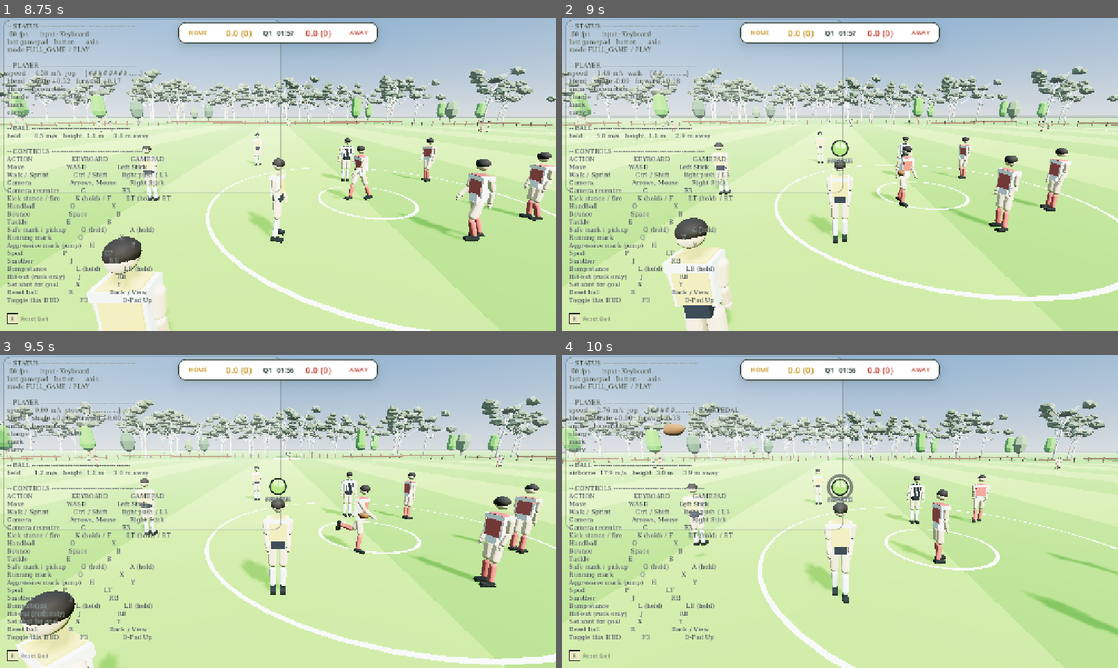
Above: before the commit, frames 1-4 (two rows, left to right).
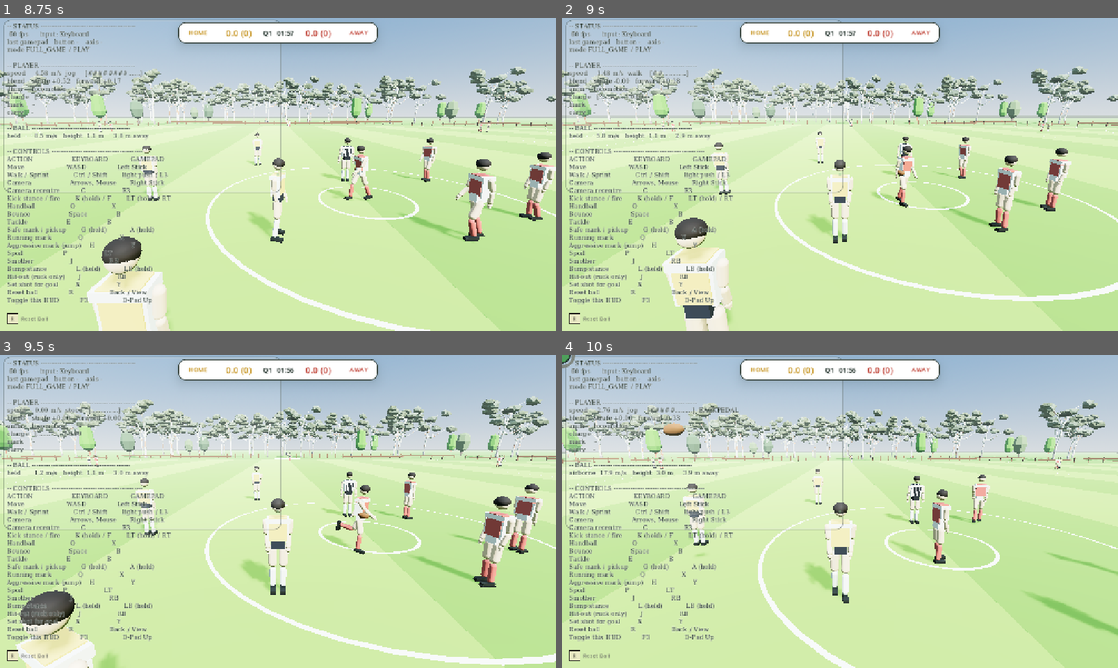
Above: after the commit, the same moments.

Repository: Yaandle/aussie-rules2
Game: Godot game, scene res://scenes/ui/full_game_pregame_screen.tscn
The game is run twice, just before and just after one commit, with the same random seed, the same clock (stepped at 60 frames per second) and the same inputs. This scene is started directly instead of the project's main scene.
Inputs (mouse positions are in pixels of both pictures, inside the frame that each line leads up to):
- Up to frame 1 (8.75 s): tap Enter (ui_accept) at 0.5, 3.77, 6.77 s; drag from (278, 299) to (333, 105) at 0.52 s; drag from (166, 190) to (250, 237) at 1.27 s; move the mouse to (333, 105) at 2.02 s; hold D (move_right) 2.03-2.75 s; hold L (bump_stance) 2.03-2.75 s; tap E (tackle) at 2.3, 8.3 s; drag from (250, 237) to (111, 127) at 2.77 s; move the mouse to (444, 221) at 3.52 s; hold A (move_left) 3.53-4.25 s; hold E (tackle) 3.53-4.25 s; tap Down (camera_down) at 3.6 s; tap Escape (pause) at 4.15 s; drag from (111, 127) to (194, 96) at 4.27 s; tap R (debug_reset) at 5 s; move the mouse to (305, 174) at 5.02 s; hold S (move_back) 5.03-5.75 s; hold E (tackle) 5.03-5.75 s; tap C (camera_recenter) at 5.1 s; click (305, 174) at 5.17 s; drag from (194, 96) to (166, 190) at 5.77 s; move the mouse to (400, 158) at 6.52 s; hold W (move_forward) 6.53-7.25 s; hold E (tackle) 6.53-7.25 s; tap Up (camera_up) at 6.6 s; drag from (166, 190) to (250, 237) at 7.27 s; move the mouse to (333, 105) at 8.02 s; hold S (move_back) from 8.03 s (still down); hold N (decline) from 8.03 s (still down)
- Up to frame 2 (9 s): release S (move_back) at 8.75 s; release N (decline) at 8.75 s; drag from (812, 237) to (673, 127) at 8.77 s
- Up to frame 3 (9.5 s): no input
- Up to frame 4 (10 s): move the mouse to (1006, 558) at 9.52 s; hold W (move_forward) from 9.53 s (still down); hold E (tackle) from 9.53 s (still down); tap Q (handball) at 9.6 s; click (1006, 558) at 9.67 s; tap Enter (ui_accept) at 9.77 s

Frame 1 is identical in both runs. In frame 2, 0.2% of the frame differs, in the area x 47-53%, y 39-47%; in frame 3, 0.2%; in frame 4, 0.4%, in the area x 0-53%, y 0-48%.

Commit message:
Off-the-ball tackles give a free kick, hitting a protected player is a 50; no smother badge
Playtest requests:
- The RB SMOTHER badge on the mark prompt is gone (not wanted). Smother
  itself still works on RB.
- Tackle or bump without the ball: a human's X/B tackle at point-blank on
  an opponent who hasn't got it, or a bump dash that connects with one
  (late hit), now concedes a free kick to them where they stand
  (PlayerController.infringed -> FullGame._on_infringed). Never while a
  kick is in the air, so pressing X for a running mark in a contest can't
  foul anyone; never by B held down, only a fresh press, and not when that
  press launched a dive at a carrier. AI only ever tackles carriers.
- Long-standing bug: the hit-stick bump could knock a player holding a free
  kick or mark (protected) off the ball and take it. A protected carrier
  can't be bumped off it any more; a bump or tackle on them is a 50 m
  penalty. Their mark moves FIFTY_METRE_PENALTY (50 m) toward the goal
  their team attacks, stopping 1 m short of the goal line and pulled back
  inside the boundary if it would leave it.

Verified headless in the full game: X off the ball gives the free kick at
the spot; a bump on a protected AWAY carrier and an X on one both move the
mark x 11 -> -39 (toward AWAY's goal), with possession and protection.
Scenes boot clean. Unplaytested.

Co-Authored-By: Claude Opus 5.5 <noreply@anthropic.com>

Diff:
--- a/scripts/modes/full_game.gd
+++ b/scripts/modes/full_game.gd
@@ -347,6 +347,7 @@
 		player.field_ball_up_called.connect(_on_field_ball_up)
 		player.holding_the_ball_called.connect(_on_holding_the_ball)
 		player.run_too_far_called.connect(_on_run_too_far)
+		player.infringed.connect(_on_infringed.bind(player))
 		player.hit_out_resolved.connect(_on_hit_out_resolved)
 		# FULL_TEAM auto-carrier control — jump the human onto whoever HOME
 		# wins the ball. ball_gathered covers marks too (_finish_mark_catch
@@ -910,6 +911,52 @@
 	_scoreboard.flash("RUNNING TOO FAR — FREE KICK", Tuning.CENTRE_BOUNCE_DELAY)
 	AudioManager.play_whistle()
 	_start_pause(Tuning.CENTRE_BOUNCE_DELAY, _award_possession_at.bind(spot, receiver))
+
+
+## A tackle or bump that wasn't allowed (PlayerController.infringed):
+## `fouled` gets a free kick where they stand — or, for a hit on a player
+## holding the ball under protection, a 50 m penalty: the mark moves 50 m
+## toward the goal `fouled`'s team attacks, stopping just short of the goal
+## line (_fifty_metre_spot). Same stoppage shape as holding the ball.
+func _on_infringed(fouled: PlayerController, fifty: bool, offender: PlayerController) -> void:
+	if GameState.phase != GameState.Phase.PLAY:
+		return
+	if _after_siren_active():
+		return   # only the kick after the siren matters now
+	var spot := fouled.global_position
+	if fifty:
+		spot = _fifty_metre_spot(spot, fouled.team)
+	MatchState.clock_running = false
+	GameState.phase = GameState.Phase.STOPPAGE
+	_scoreboard.flash("50 METRE PENALTY" if fifty else "FREE KICK — OFF THE BALL",
+		Tuning.CENTRE_BOUNCE_DELAY)
+	AudioManager.play_whistle()
+	# Dead ball for the pause, resting where the kick will be taken.
+	_drop_all_balls()
+	_rest_ball_at(spot)
+	_start_pause(Tuning.CENTRE_BOUNCE_DELAY, _award_infringement.bind(spot, fouled))
+
+
+func _award_infringement(spot: Vector3, fouled: PlayerController) -> void:
+	fouled.global_position = Vector3(spot.x, fouled.global_position.y, spot.z)
+	_award_possession_at(spot, fouled)
+
+
+## `from` moved Tuning.FIFTY_METRE_PENALTY toward the goal `team` attacks
+## (HOME +X, AWAY -X), no closer than FIFTY_METRE_GOAL_LINE_SETBACK to the
+## goal line, and pulled back inside the boundary if the move took it out
+## (a mark near the wing moved toward a goal at the narrow end).
+func _fifty_metre_spot(from: Vector3, team: Tuning.Team) -> Vector3:
+	var direction := 1 if team == Tuning.Team.HOME else -1
+	var limit := _field.goal_line_x(direction) - float(direction) * Tuning.FIFTY_METRE_GOAL_LINE_SETBACK
+	var x := from.x + float(direction) * Tuning.FIFTY_METRE_PENALTY
+	if (x - limit) * float(direction) > 0.0:
+		x = limit
+	var spot := Vector3(x, 0.0, from.z)
+	if not _field.is_inside_oval(spot, 2.0):
+		spot = _throw_in_point(spot)
+		spot.y = 0.0
+	return spot
 
 
 ## Shared tail of every "possession + immunity at a spot" restart (free
--- a/scripts/player/player_controller.gd
+++ b/scripts/player/player_controller.gd
@@ -82,6 +82,16 @@
 ## real numbers has an event to hook rather than needing to re-derive one.
 signal bump_landed(bumper: PlayerController, carrier: PlayerController, clean: bool)
 
+## Fired on the OFFENDER when a human's tackle or bump lands on an
+## opponent it isn't allowed to touch (playtest): one without the ball (a
+## tackle off the ball, a late hit) — a free kick to them where they stand
+## — or one holding the ball under protection (a mark or free kick) — a
+## 50 m penalty (`fifty`). Nothing physical happens to `fouled`: no spill,
+## no ragdoll; whoever owns match flow (FullGame._on_infringed) stops play
+## and awards it. AI never tackles off the ball, so only a human can
+## concede one.
+signal infringed(fouled: PlayerController, fifty: bool)
+
 @export var team: Tuning.Team = Tuning.Team.HOME
 
 ## Identity only, not gameplay — Career mode's per-player goal/disposal
@@ -269,6 +279,10 @@
 var _slide_dive_cooldown := 0.0
 var _slide_dive_direction := Vector3.FORWARD
 var _slide_was_pressed := false
+## The tackle button's rising edge this frame (set in _update_slide_dive) —
+## only a fresh press can concede a free kick off the ball, never B held
+## down while running past someone on the way to the carrier.
+var _slide_just_pressed := false
 
 ## Seconds left before another Lunge tackle attempt can fire — see
 ## _try_lunge_tackle. Unlike a missed Slide (which sets _stun_timer, a real
@@ -1244,6 +1258,7 @@
 	var pressed := _brain.wants_tackle()
 	var just_pressed := pressed and not _slide_was_pressed
 	_slide_was_pressed = pressed
+	_slide_just_pressed = just_pressed
 
 	if _slide_dive_timer > 0.0:
 		_slide_dive_timer = _tick_down(_slide_dive_timer, delta)
@@ -1304,6 +1319,11 @@
 	var target := _nearest_player(Tuning.TACKLE_RADIUS, func(other: PlayerController) -> bool:
 		return other.team != team and other.is_carrying() and not other.is_protected())
 	if target == null:
+		# A press that just launched a dive at a carrier is going for them.
+		if _slide_just_pressed and _slide_dive_timer <= 0.0:
+			var fouled := _foul_target(Tuning.TACKLE_RADIUS)
+			if fouled != null:
+				_commit_foul(fouled)
 		return
 	# Landed (the gate), then held or broken on the model (Tuning's "Whether
 	# a tackle holds"). A broken Slide costs the tackler what a whiff does.
@@ -1376,12 +1396,19 @@
 		return
 	# A press with nobody in reach yet stays buffered (InputManager) for the
 	# carrier to step in, rather than being spent on nothing.
-	if _brain.lunge_tackle_pending() and _lunge_target(Tuning.TACKLE_LUNGE_REACH) == null:
+	if _brain.lunge_tackle_pending() and _lunge_target(Tuning.TACKLE_LUNGE_REACH) == null \
+			and _foul_target(Tuning.TACKLE_RADIUS) == null:
 		return
 	if not _brain.wants_lunge_tackle():
 		return
 	var target := _lunge_target(Tuning.TACKLE_LUNGE_REACH)
 	if target == null:
+		# Nobody legal to tackle, but someone right there who isn't (no ball,
+		# or protected): a free kick or 50 against. Point-blank only — no
+		# dash at somebody you can't tackle.
+		var fouled := _foul_target(Tuning.TACKLE_RADIUS)
+		if fouled != null:
+			_commit_foul(fouled)
 		return
 	if _flat_distance_to(target) <= Tuning.TACKLE_RADIUS:
 		_land_lunge(target)
@@ -1402,6 +1429,33 @@
 func _is_lunge_target(other: PlayerController) -> bool:
 	return is_instance_valid(other) and other.team != team and other.is_carrying() \
 		and not other.is_protected()
+
+
+## Who a human's tackle within `reach` would foul, or null: the nearest
+## opponent this player may not tackle — no ball, or holding it under
+## protection (see `infringed`). Never while a kick is in the air: in a
+## marking contest X is also the running mark, and a contest for the ball
+## isn't a tackle off it. AI brains never get one (null), so an AI only
+## ever tackles carriers.
+func _foul_target(reach: float) -> PlayerController:
+	if not _brain is HumanBrain:
+		return null
+	var ball := _live_ball()
+	if ball != null and (ball.is_kick_flight() or ball.is_airborne()):
+		return null
+	return _nearest_player(reach, func(other: PlayerController) -> bool:
+		return other.team != team and (not other.is_carrying() or other.is_protected()))
+
+
+## A human's tackle or bump on `fouled` that isn't allowed (see `infringed`):
+## nothing happens to them physically, the offender pays a whiff's cost, and
+## match flow is told.
+func _commit_foul(fouled: PlayerController) -> void:
+	var fifty := fouled.is_carrying() and fouled.is_protected()
+	last_tackle = {"foul": true, "fifty": fifty}
+	_lunge_tap_cooldown = Tuning.TACKLE_LUNGE_TAP_COOLDOWN
+	_lunge_dash_timer = 0.0
+	infringed.emit(fouled, fifty)
 
 
 func _flat_distance_to(other: Node3D) -> float:
@@ -1889,19 +1943,36 @@
 	if not _bump_dash_active:
 		return
 	var carrier := _nearest_opposing_carrier()
-	if carrier != null:
-		var to_carrier := carrier.global_position - global_position
-		to_carrier.y = 0.0
-		var dist := to_carrier.length()
-		if dist <= Tuning.BUMP_RANGE and dist > 0.0001 \
-				and _bump_dash_direction.angle_to(to_carrier.normalized()) <= deg_to_rad(Tuning.BUMP_CONE_DEG):
+	if carrier != null and _bump_reaches(carrier):
+		# A carrier under protection (mark/free kick) can't be bumped off it —
+		# that used to strip the ball; now it's a 50 m penalty (`infringed`).
+		if carrier.is_protected() and _brain is HumanBrain:
+			_commit_foul(carrier)
+		elif not carrier.is_protected():
 			_resolve_bump_contact(carrier)
-			_bump_dash_active = false
-			_bump_dash_timer = 0.0
-			return
+		_bump_dash_active = false
+		_bump_dash_timer = 0.0
+		return
+	# A late hit: the dash connecting with an opponent who hasn't got it.
+	var fouled := _foul_target(Tuning.BUMP_RANGE)
+	if fouled != null and not fouled.is_carrying() and _bump_reaches(fouled):
+		_commit_foul(fouled)
+		_bump_dash_active = false
+		_bump_dash_timer = 0.0
+		return
 	if _bump_dash_timer <= 0.0:
 		_resolve_bump_miss()
 		_bump_dash_active = false
+
+
+## Whether this frame's bump dash reaches `other`: in BUMP_RANGE and inside
+## BUMP_CONE_DEG of the dash.
+func _bump_reaches(other: PlayerController) -> bool:
+	var to_other := other.global_position - global_position
+	to_other.y = 0.0
+	var dist := to_other.length()
+	return dist <= Tuning.BUMP_RANGE and dist > 0.0001 \
+		and _bump_dash_direction.angle_to(to_other.normalized()) <= deg_to_rad(Tuning.BUMP_CONE_DEG)
 
 
 ## A bump dash connecting — clean or mistimed exactly as the old
--- a/scripts/tuning.gd
+++ b/scripts/tuning.gd
@@ -1029,6 +1029,11 @@
 # is a real, well-known rule number, unlike Bump's dangerous-contact
 # threshold below, which genuinely has none to use.
 const FREE_KICK_RETREAT_DISTANCE := 10.0   # m
+# 50 m penalty (FullGame._on_infringed): a hit on a player holding the ball
+# under protection moves their mark this far toward the goal their team
+# attacks — the real AFL distance — stopping this short of the goal line.
+const FIFTY_METRE_PENALTY := 50.0          # m
+const FIFTY_METRE_GOAL_LINE_SETBACK := 1.0 # m
 
 # Smother (RB tap, not carrying — moved off X, which now always tackles;
 # RB is shared with the ruck Hit-Out): closing down an opponent before their kick
--- a/scripts/ui/mark_prompt.gd
+++ b/scripts/ui/mark_prompt.gd
@@ -52,14 +52,12 @@
 ##   ring around the badge, landing on it at press-now. Same countdown
 ##   (MarkCueModel.cue_time_to_press), drawn bigger and outlined in ink so
 ##   it reads over grass ("make this easier to see").
-## * SMOTHER badge. An opponent lining up a kick within reach of a smother
-##   (PlayerController.live_smother_target) shows RB SMOTHER instead of a
-##   mark prompt, and live_mark_prompt() now stays quiet for an opponent's
-##   kick until it is MARK_STAND_MIN_DISTANCE off the boot.
+## * No mark prompt for an opponent's kick until it is
+##   MARK_STAND_MIN_DISTANCE off the boot (live_mark_prompt()). The SMOTHER
+##   badge that used to show there is gone (playtest: not wanted).
 
 const BADGE_RADIUS := 18.0
 const LABEL_SIZE := 19
-const CAPTION_SIZE := 12
 
 ## Fixed ring radius (no longer animated in/out — see this file's own
 ## header) and how many seconds of live offset the sweep's full lap spans.
@@ -201,8 +199,8 @@
 
 
 ## What the badge should show this frame: the pressed (or still-committed)
-## tier inside an open mark window, else the recommendation, else the
-## SMOTHER badge (Action.SMOTHER_DIVE stands in for it), else NONE.
+## tier inside an open mark window, else the recommendation, else NONE.
+## (There was a SMOTHER badge too; playtest didn't want it.)
 func _display_tier() -> Tuning.Action:
 	var live := player.live_mark_prompt(ball)
 	var committed := player.committed_mark_tier()
@@ -224,8 +222,6 @@
 		if committed != Tuning.Action.NONE:
 			_chosen_tier = committed
 		return _chosen_tier if _chosen_tier != Tuning.Action.NONE else live
-	if is_instance_valid(player.live_smother_target()):
-		return Tuning.Action.SMOTHER_DIVE
 	return Tuning.Action.NONE
 
 
@@ -325,15 +321,6 @@
 	var size := font.get_string_size(label, HORIZONTAL_ALIGNMENT_CENTER, -1, LABEL_SIZE)
 	canvas.draw_string(font, _screen_pos - size * 0.5 + Vector2(0.0, size.y * 0.5),
 		label, HORIZONTAL_ALIGNMENT_LEFT, -1, LABEL_SIZE, SoftBrutalist.PANEL)
-	if _tier == Tuning.Action.SMOTHER_DIVE:
-		var caption := "SMOTHER"
-		var caption_size := font.get_string_size(caption, HORIZONTAL_ALIGNMENT_CENTER, -1, CAPTION_SIZE)
-		var caption_pos := _screen_pos + Vector2(-caption_size.x * 0.5,
-			BADGE_RADIUS + 6.0 + caption_size.y * 0.5)
-		canvas.draw_string_outline(font, caption_pos, caption, HORIZONTAL_ALIGNMENT_LEFT, -1,
-			CAPTION_SIZE, 4, SoftBrutalist.INK)
-		canvas.draw_string(font, caption_pos, caption, HORIZONTAL_ALIGNMENT_LEFT, -1,
-			CAPTION_SIZE, SoftBrutalist.PANEL)
 
 
 func _flash_colour() -> Color:
@@ -345,8 +332,6 @@
 
 func _badge_colour(tier: Tuning.Action) -> Color:
 	match tier:
-		Tuning.Action.SMOTHER_DIVE:
-			return SoftBrutalist.ACCENT_SECONDARY   # RB has no face-button colour
 		Tuning.Action.MARK_RUNNING:
 			return SoftBrutalist.BUTTON_X
 		Tuning.Action.MARK_AGGRESSIVE:
@@ -357,8 +342,6 @@
 
 func _badge_label(tier: Tuning.Action) -> String:
 	match tier:
-		Tuning.Action.SMOTHER_DIVE:
-			return "RB"
 		Tuning.Action.MARK_RUNNING:
 			return "X"
 		Tuning.Action.MARK_AGGRESSIVE:
